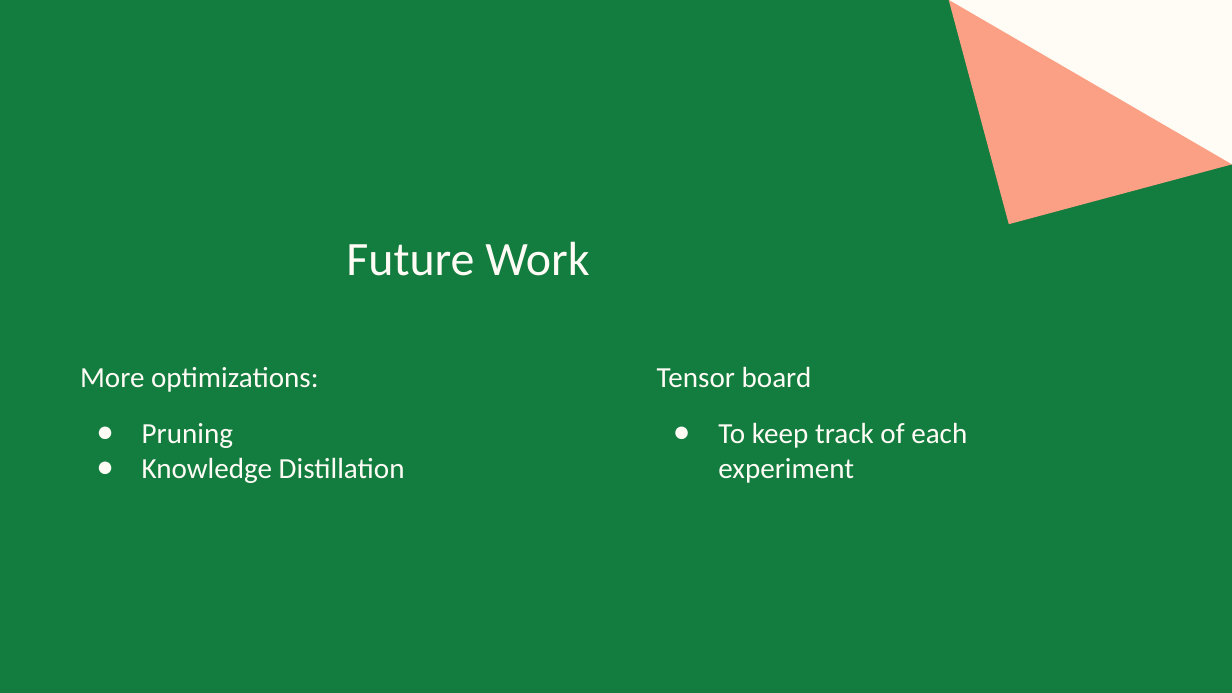
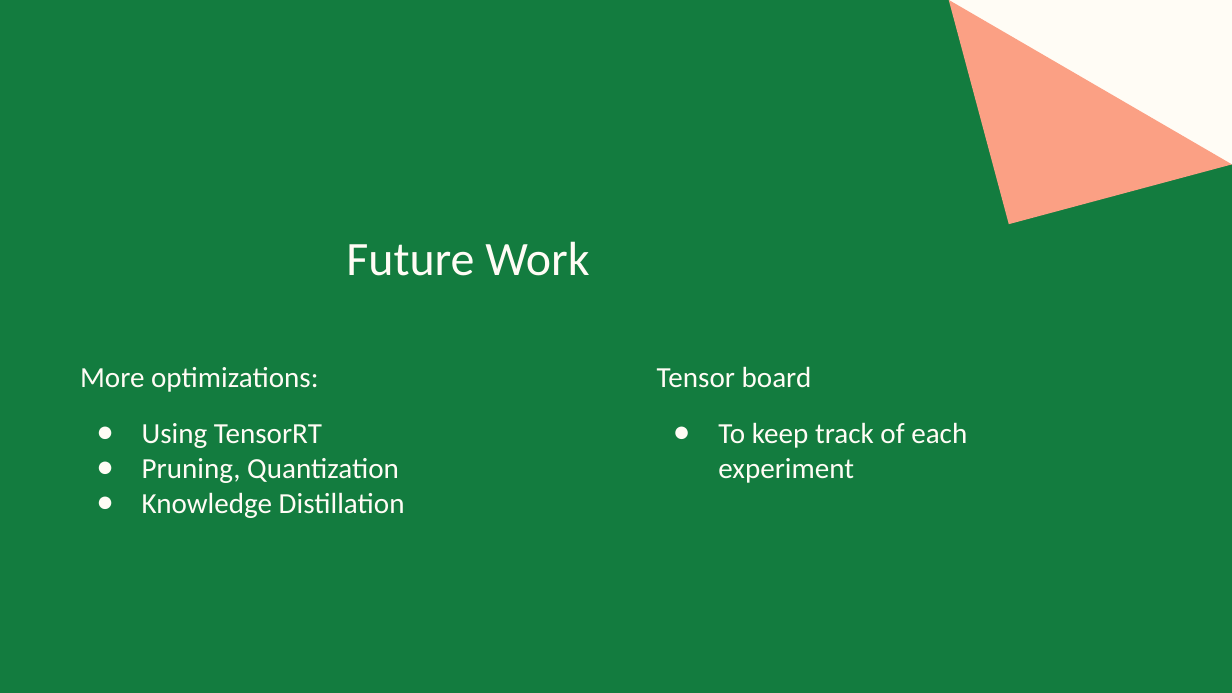
Before and after one commit to AmrRagab0/Pet-MultiClassification, a slide deck: slide 22 of Oxford Pet breed Multi classification.pptx (slide 21 before the commit). Drawn at 1232x693 pixels with LibreOffice and Linux fonts; fonts in the diff are those of the drawing. Boxes give left, top, right and bottom in pixels: in the first picture for what was removed or moved away, otherwise in the second. Text is boxed around its words. In the diff, an @@ line names an element or a change of style, - is before the commit and + after.

```diff
--- a/Oxford Pet breed Multi classification.pptx
+++ b/Oxford Pet breed Multi classification.pptx
@@ text at bbox=[142, 423, 399, 483]: text changed @@
-● Pruning
+● Using TensorRT
+● Pruning, Quantization
```
Also in this commit, not shown: 6 other slides changed, 2 slides added, 1 slide removed.
